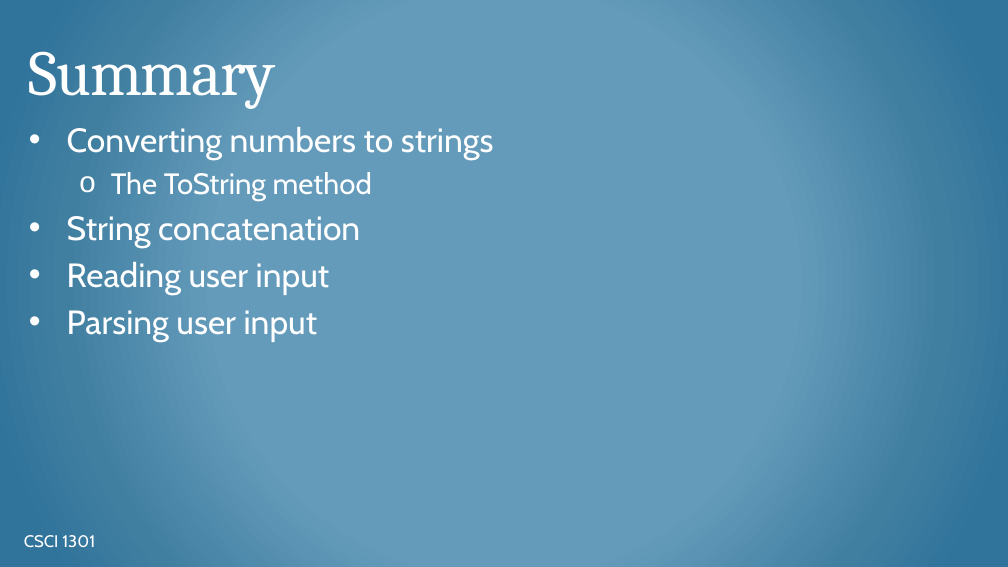
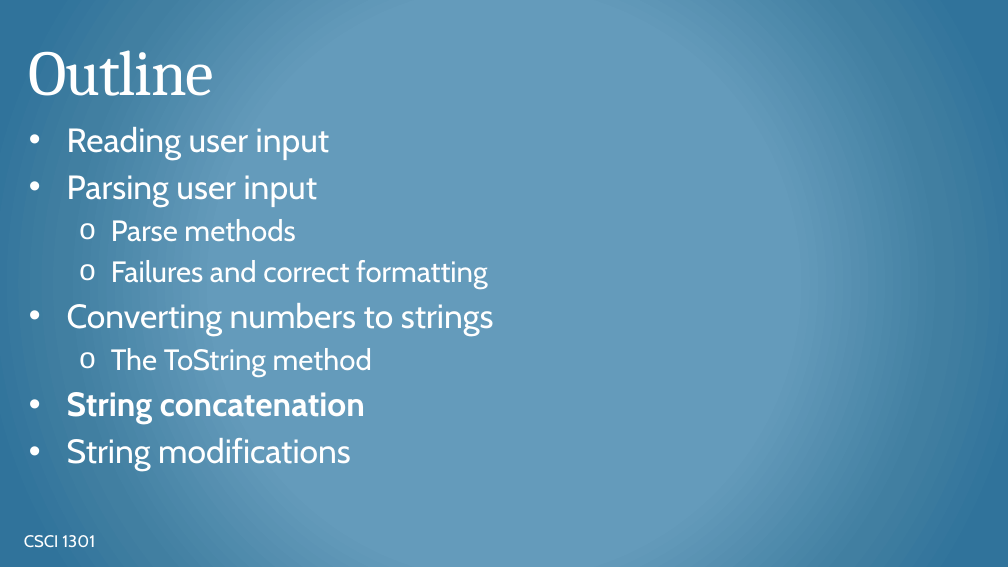
Before and after one commit to csci-1301/csci-1301.github.io, a slide deck: slide 23 of lectures/050_reading_and_displaying/Input-Output-Concatenation.pptx (slide 19 before the commit). Drawn at 1008x567 pixels with LibreOffice and Linux fonts; fonts in the diff are those of the drawing; background and template pictures are left out. Boxes give left, top, right and bottom in pixels: in the first picture for what was removed or moved away, otherwise in the second. Text is boxed around its words. In the diff, an @@ line names an element or a change of style, - is before the commit and + after.

```diff
--- a/lectures/050_reading_and_displaying/Input-Output-Concatenation.pptx
+++ b/lectures/050_reading_and_displaying/Input-Output-Concatenation.pptx
@@ title at (29, 50, 214, 96): text changed @@
-Summary
+Outline
@@ text at (67, 127, 488, 289): paragraphs added @@
+• Reading user input
+• Parsing user input
+  o Parse methods
+  o Failures and correct formatting
@@ text at (67, 392, 365, 424): bold on in "String concatenation" @@
@@ text at (67, 438, 351, 471): text changed @@
-• Reading user input
-• Parsing user input
+• String modifications
```
Also in this commit, not shown: 9 other slides changed, 13 slides added, 1 slide removed, 1 other file.
